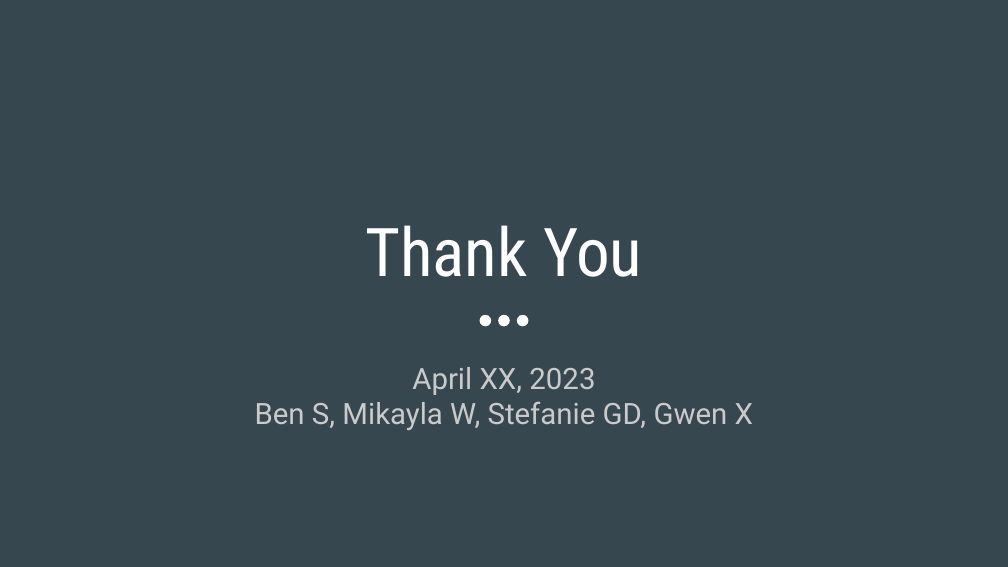
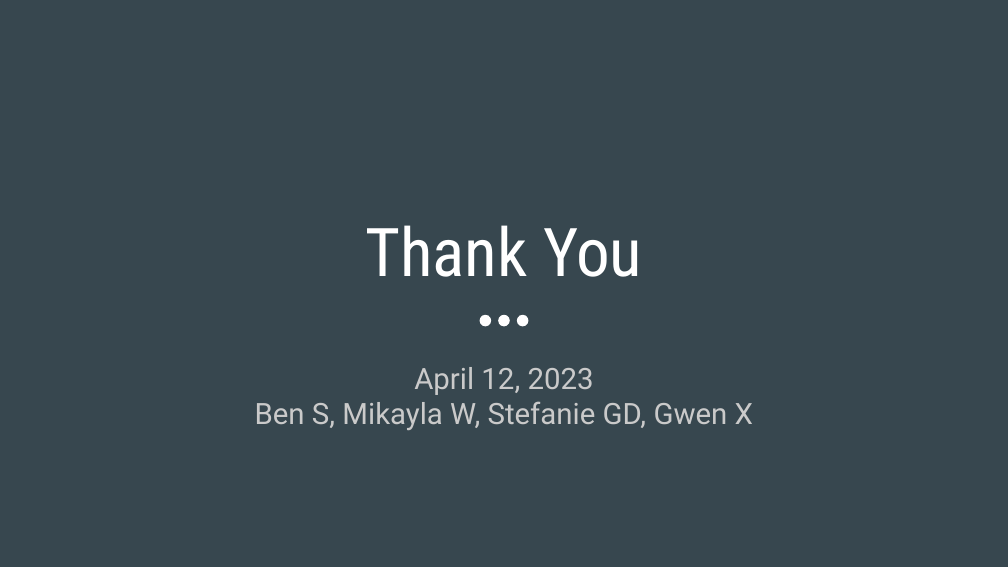
Before and after one commit to MSBA-Team15/ai-finalpresentation, a slide deck: slide 7 of AI Final Presentation Synthetic Data.pptx. Drawn at 1008x567 pixels with LibreOffice and Linux fonts; fonts in the diff are those of the drawing. Boxes give left, top, right and bottom in pixels: in the first picture for what was removed or moved away, otherwise in the second. Text is boxed around its words. In the diff, an @@ line names an element or a change of style, - is before the commit and + after.

```diff
--- a/AI Final Presentation Synthetic Data.pptx
+++ b/AI Final Presentation Synthetic Data.pptx
@@ subtitle at (255,367,753,430): text changed @@
-April XX, 2023
-Ben S, Mikayla W, Stefanie GD, Gwen X
+April 12, 2023
+Ben S, Mikayla W, Stefanie GD, Gwen X
```
Also in this commit, not shown: 3 other slides changed.
